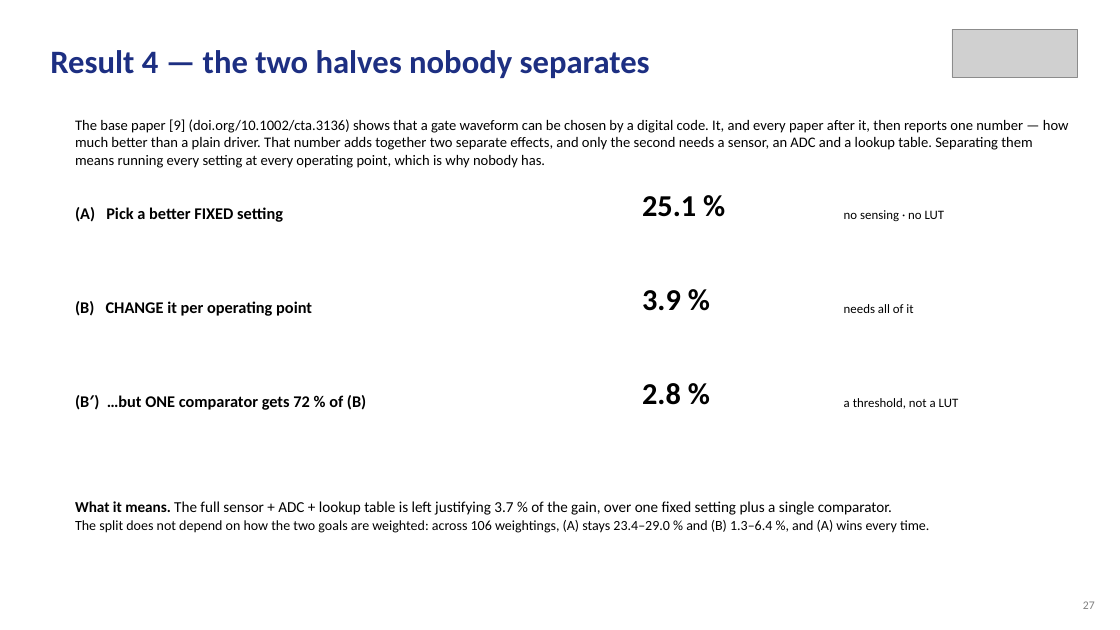
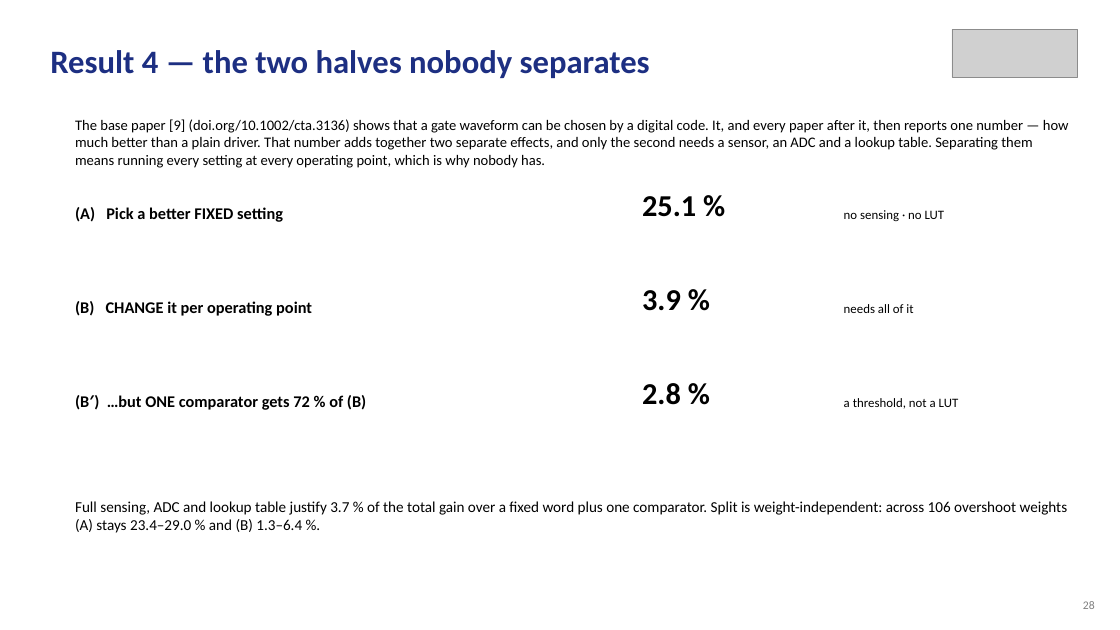
Before and after one commit to Amritha902/gan-driver, a slide deck: slide 28 of review/Review1_GaN_Segmented_Gate_Driver.pptx (slide 27 before the commit). Drawn at 1120x630 pixels with LibreOffice and Linux fonts; fonts in the diff are those of the drawing; grey boxes stand for pictures. Boxes give left, top, right and bottom in pixels: in the first picture for what was removed or moved away, otherwise in the second. Text is boxed around its words. In the diff, an @@ line names an element or a change of style, - is before the commit and + after.

```diff
--- a/review/Review1_GaN_Segmented_Gate_Driver.pptx
+++ b/review/Review1_GaN_Segmented_Gate_Driver.pptx
@@ text at (75, 501, 1068, 533): text changed; size 12 to 13 pt @@
-What it means. The full sensor + ADC + lookup table is left justifying 3.7 % of the gain, over one fixed setting plus a single comparator.
-The split does not depend on how the two goals are weighted: across 106 weightings, (A) stays 23.4–29.0 % and (B) 1.3–6.4 %, and (A) wins every time.
+Full sensing, ADC and lookup table justify 3.7 % of the total gain over a fixed word plus one comparator. Split is weight-independent: across 106 overshoot weights (A) stays 23.4–29.0 % and (B) 1.3–6.4 %.
@@ text at (1083, 601, 1095, 609): text changed @@
-27
+28
```
Also in this commit, not shown: 24 other slides changed, 4 slides added, 3 slides removed, 16 other files.
